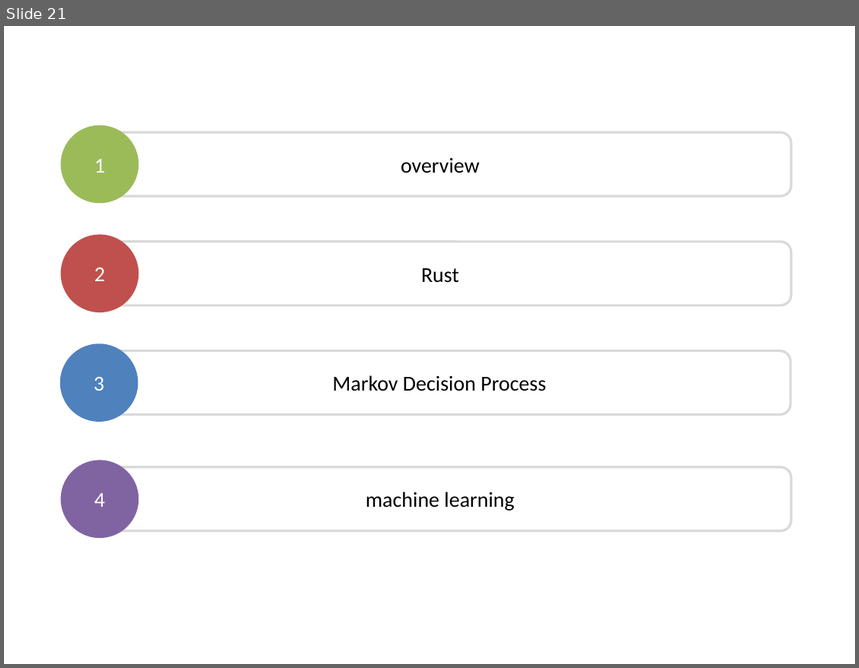
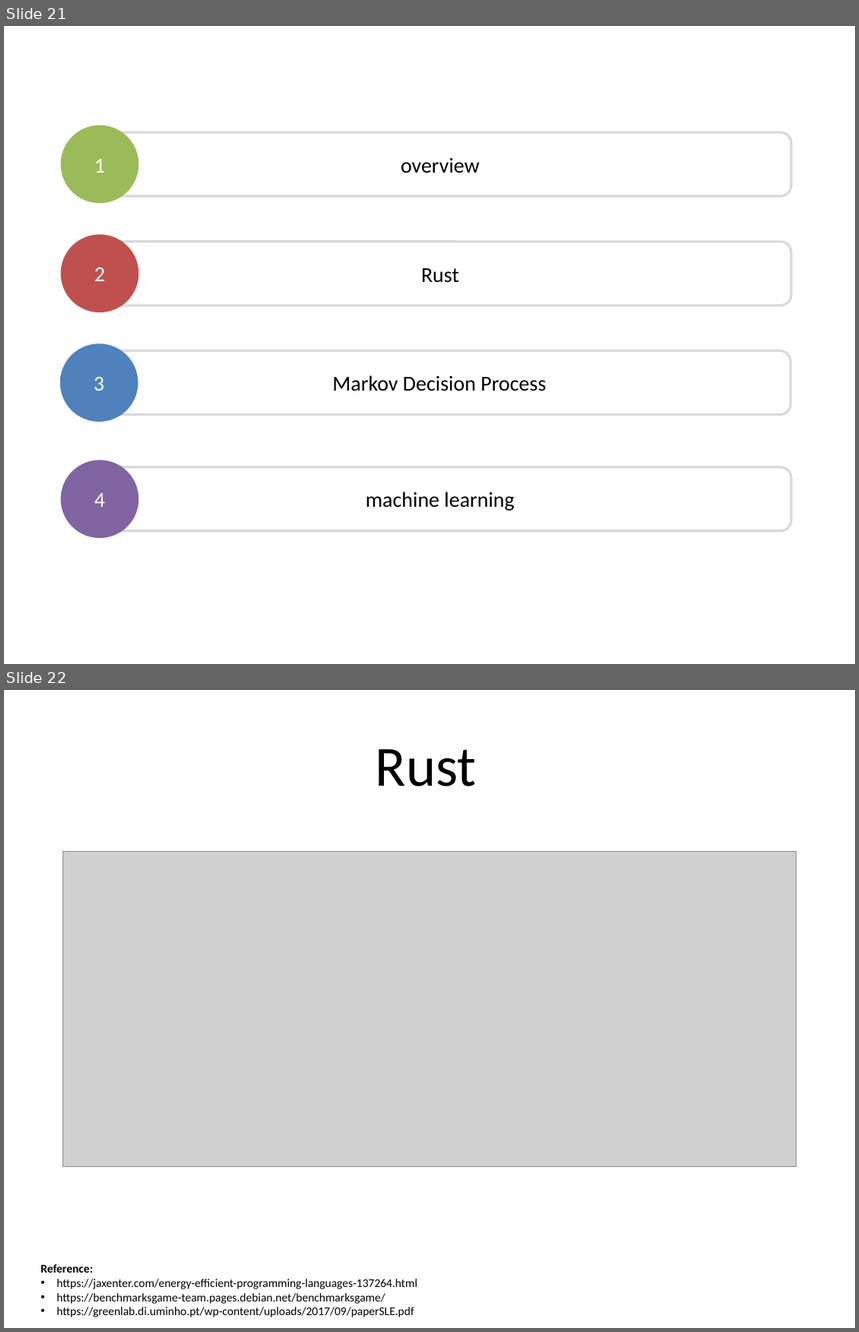
Before and after one commit to dsietz/test-data-generation, a slide deck: An Introduciton to Test Data Generation.pptx. Shown one above the other, each under a label of ours: slide 21 before the commit, slides 21 and 22 after it. The pictures are 859x668 and 859x1332 pixels, drawn with LibreOffice and Linux fonts; fonts in the diff are those of the drawing; grey boxes stand for pictures. Boxes give left, top, right and bottom in pixels: in the first picture for what was removed or moved away, otherwise in the second. Text is boxed around its words. In the diff, an @@ line names an element or a change of style, - is before the commit and + after.

```diff
--- a/An Introduciton to Test Data Generation.pptx
+++ b/An Introduciton to Test Data Generation.pptx
@@ slide 22 added at bbox=[4, 690, 855, 1328], background #FFFFFF @@
@@ text added at bbox=[376, 749, 477, 787], 48 pt, text #000000 @@
+Rust
@@ picture added at bbox=[63, 852, 796, 1167] @@
@@ text added at bbox=[40, 1265, 417, 1318], 10 pt, text #000000 @@
+Reference:
+• https://jaxenter.com/energy-efficient-programming-languages-137264.html
+• https://benchmarksgame-team.pages.debian.net/benchmarksgame/
+• https://greenlab.di.uminho.pt/wp-content/uploads/2017/09/paperSLE.pdf
```
Also in this commit, not shown: 4 slides changed, 3 slides removed.
